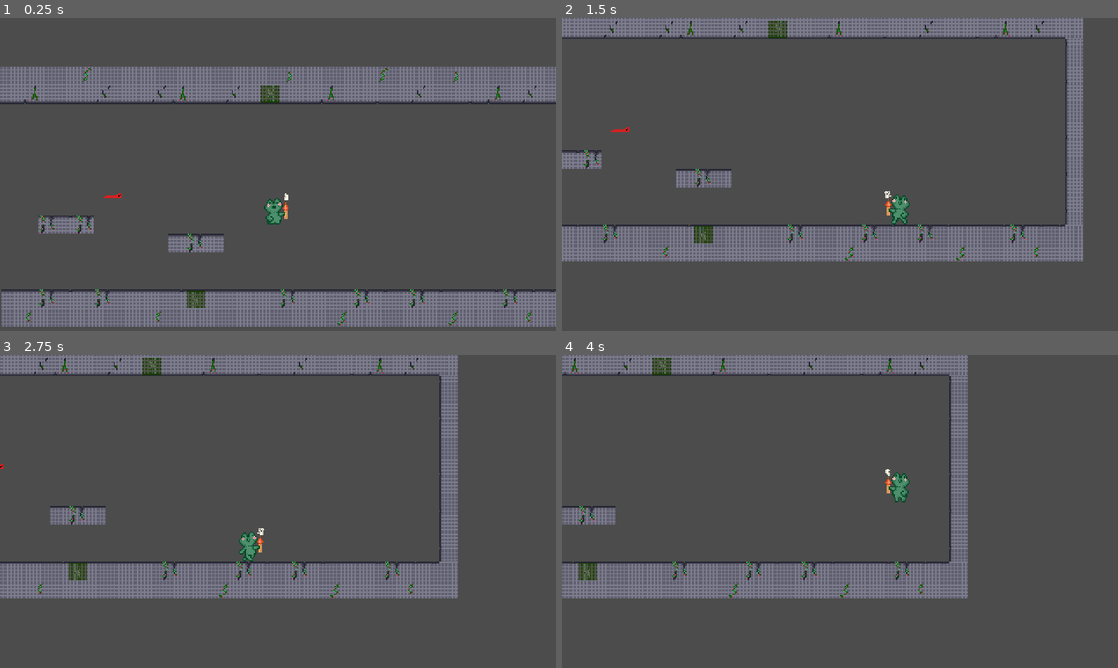
Above: before the commit, frames 1-4 (two rows, left to right).
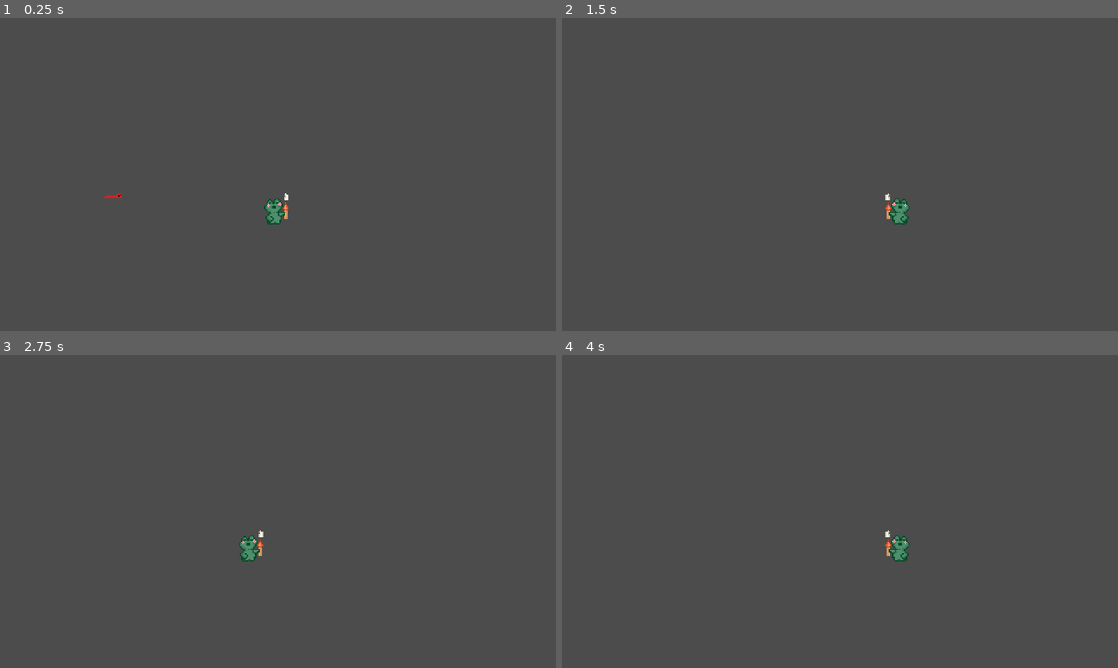
Above: after the commit, the same moments.

Repository: JohannesLadurner/NogardPrincess
Game: Godot game, scene res://assets/levels/Level01.tscn
The game is run twice, just before and just after one commit, with the same random seed, the same clock (stepped at 60 frames per second) and the same inputs.
Inputs:
- Up to frame 1 (0.25 s): no input
- Up to frame 2 (1.5 s): hold Right (move_right) from 0.53 s (still down); tap Up (jump) at 0.77 s
- Up to frame 3 (2.75 s): tap Up (jump) at 1.52 s; release Right (move_right) at 2.03 s; hold Left (move_left) from 2.03 s (still down)
- Up to frame 4 (4 s): release Left (move_left) at 2.78 s; hold Right (move_right) from 2.78 s (still down); tap Up (jump) at 3.02, 3.77 s

The runs differ from the first frame. In frame 1, 24% of the frame differs, in the area x 0-100%, y 15-99%; in frame 2, 20%; in frame 3, 17%; in frame 4, 16%.

Commit message:
added stereotype player

Diff:
--- a/NogardPrincess/assets/levels/Level01.tscn
+++ b/NogardPrincess/assets/levels/Level01.tscn
@@ -1,264 +1,12 @@
-[gd_scene load_steps=23 format=2]
+[gd_scene load_steps=3 format=2]
 
 [ext_resource path="res://assets/player/Player.tscn" type="PackedScene" id=1]
-[ext_resource path="res://assets/tiles/StonePlantMiddle.png" type="Texture" id=2]
-[ext_resource path="res://assets/tiles/StonePlantBorder.png" type="Texture" id=3]
-[ext_resource path="res://assets/tiles/StoneCrackBorder.png" type="Texture" id=4]
-[ext_resource path="res://assets/tiles/StoneBorder.png" type="Texture" id=5]
-[ext_resource path="res://assets/tiles/StoneMiddle.png" type="Texture" id=6]
-[ext_resource path="res://assets/tiles/StonePlant2Middle.png" type="Texture" id=7]
 [ext_resource path="res://assets/enemies/Enemy.tscn" type="PackedScene" id=8]
-[ext_resource path="res://assets/tiles/Moos.png" type="Texture" id=9]
-[ext_resource path="res://assets/tiles/StoneCeilCrack.png" type="Texture" id=10]
-[ext_resource path="res://assets/tiles/StoneCeilPlant.png" type="Texture" id=11]
-
-[sub_resource type="ConvexPolygonShape2D" id=1]
-points = PoolVector2Array( 0, 0, 16, 0, 16, 16, 0, 16 )
-
-[sub_resource type="ConvexPolygonShape2D" id=2]
-points = PoolVector2Array( 0, 0, 16, 0, 16, 16, 0, 16 )
-
-[sub_resource type="ConvexPolygonShape2D" id=3]
-points = PoolVector2Array( 0, 0, 16, 0, 16, 16, 0, 16 )
-
-[sub_resource type="ConvexPolygonShape2D" id=4]
-points = PoolVector2Array( 0, 0, 16, 0, 16, 16, 0, 16 )
-
-[sub_resource type="ConvexPolygonShape2D" id=5]
-points = PoolVector2Array( 0, 0, 16, 0, 16, 16, 0, 16 )
-
-[sub_resource type="ConvexPolygonShape2D" id=6]
-points = PoolVector2Array( 0, 0, 16, 0, 16, 16, 0, 16 )
-
-[sub_resource type="ConvexPolygonShape2D" id=7]
-points = PoolVector2Array( 0, 0, 16, 0, 16, 16, 0, 16 )
-
-[sub_resource type="ConvexPolygonShape2D" id=8]
-points = PoolVector2Array( 0, 0, 16, 0, 16, 16, 0, 16 )
-
-[sub_resource type="ConvexPolygonShape2D" id=9]
-points = PoolVector2Array( 0, 0, 16, 0, 16, 16, 0, 16 )
-
-[sub_resource type="ConvexPolygonShape2D" id=10]
-points = PoolVector2Array( 0, 0, 16, 0, 16, 16, 0, 16 )
-
-[sub_resource type="TileSet" id=11]
-1/name = "Block1.png 1"
-1/texture = ExtResource( 3 )
-1/tex_offset = Vector2( 0, 0 )
-1/modulate = Color( 1, 1, 1, 1 )
-1/region = Rect2( 0, 0, 16, 16 )
-1/tile_mode = 0
-1/occluder_offset = Vector2( 0, 0 )
-1/navigation_offset = Vector2( 0, 0 )
-1/shape_offset = Vector2( 0, 0 )
-1/shape_transform = Transform2D( 1, 0, 0, 1, 0, 0 )
-1/shape = SubResource( 1 )
-1/shape_one_way = false
-1/shape_one_way_margin = 1.0
-1/shapes = [ {
-"autotile_coord": Vector2( 0, 0 ),
-"one_way": false,
-"one_way_margin": 1.0,
-"shape": SubResource( 1 ),
-"shape_transform": Transform2D( 1, 0, 0, 1, 0, 0 )
-} ]
-1/z_index = 0
-2/name = "Block2.png 2"
-2/texture = ExtResource( 4 )
-2/tex_offset = Vector2( 0, 0 )
-2/modulate = Color( 1, 1, 1, 1 )
-2/region = Rect2( 0, 0, 16, 16 )
-2/tile_mode = 0
-2/occluder_offset = Vector2( 0, 0 )
-2/navigation_offset = Vector2( 0, 0 )
-2/shape_offset = Vector2( 0, 0 )
-2/shape_transform = Transform2D( 1, 0, 0, 1, 0, 0 )
-2/shape = SubResource( 3 )
-2/shape_one_way = false
-2/shape_one_way_margin = 1.0
-2/shapes = [ {
-"autotile_coord": Vector2( 0, 0 ),
-"one_way": false,
-"one_way_margin": 1.0,
-"shape": SubResource( 3 ),
-"shape_transform": Transform2D( 1, 0, 0, 1, 0, 0 )
-} ]
-2/z_index = 0
-3/name = "Block3.png 3"
-3/texture = ExtResource( 6 )
-3/tex_offset = Vector2( 0, 0 )
-3/modulate = Color( 1, 1, 1, 1 )
-3/region = Rect2( 0, 0, 16, 16 )
-3/tile_mode = 0
-3/occluder_offset = Vector2( 0, 0 )
-3/navigation_offset = Vector2( 0, 0 )
-3/shape_offset = Vector2( 0, 0 )
-3/shape_transform = Transform2D( 1, 0, 0, 1, 0, 0 )
-3/shape = SubResource( 4 )
-3/shape_one_way = false
-3/shape_one_way_margin = 1.0
-3/shapes = [ {
-"autotile_coord": Vector2( 0, 0 ),
-"one_way": false,
-"one_way_margin": 1.0,
-"shape": SubResource( 4 ),
-"shape_transform": Transform2D( 1, 0, 0, 1, 0, 0 )
-} ]
-3/z_index = 0
-4/name = "Block4.png 4"
-4/texture = ExtResource( 5 )
-4/tex_offset = Vector2( 0, 0 )
-4/modulate = Color( 1, 1, 1, 1 )
-4/region = Rect2( 0, 0, 16, 16 )
-4/tile_mode = 0
-4/occluder_offset = Vector2( 0, 0 )
-4/navigation_offset = Vector2( 0, 0 )
-4/shape_offset = Vector2( 0, 0 )
-4/shape_transform = Transform2D( 1, 0, 0, 1, 0, 0 )
-4/shape = SubResource( 5 )
-4/shape_one_way = false
-4/shape_one_way_margin = 1.0
-4/shapes = [ {
-"autotile_coord": Vector2( 0, 0 ),
-"one_way": false,
-"one_way_margin": 1.0,
-"shape": SubResource( 5 ),
-"shape_transform": Transform2D( 1, 0, 0, 1, 0, 0 )
-} ]
-4/z_index = 0
-5/name = "StonePlantMiddle.png 5"
-5/texture = ExtResource( 2 )
-5/tex_offset = Vector2( 0, 0 )
-5/modulate = Color( 1, 1, 1, 1 )
-5/region = Rect2( 0, 0, 16, 16 )
-5/tile_mode = 0
-5/occluder_offset = Vector2( 0, 0 )
-5/navigation_offset = Vector2( 0, 0 )
-5/shape_offset = Vector2( 0, 0 )
-5/shape_transform = Transform2D( 1, 0, 0, 1, 0, 0 )
-5/shape = SubResource( 6 )
-5/shape_one_way = false
-5/shape_one_way_margin = 1.0
-5/shapes = [ {
-"autotile_coord": Vector2( 0, 0 ),
-"one_way": false,
-"one_way_margin": 1.0,
-"shape": SubResource( 6 ),
-"shape_transform": Transform2D( 1, 0, 0, 1, 0, 0 )
-} ]
-5/z_index = 0
-6/name = "StonePlant2Middle.png 6"
-6/texture = ExtResource( 7 )
-6/tex_offset = Vector2( 0, 0 )
-6/modulate = Color( 1, 1, 1, 1 )
-6/region = Rect2( 0, 0, 16, 16 )
-6/tile_mode = 0
-6/occluder_offset = Vector2( 0, 0 )
-6/navigation_offset = Vector2( 0, 0 )
-6/shape_offset = Vector2( 0, 0 )
-6/shape_transform = Transform2D( 1, 0, 0, 1, 0, 0 )
-6/shape = SubResource( 7 )
-6/shape_one_way = false
-6/shape_one_way_margin = 1.0
-6/shapes = [ {
-"autotile_coord": Vector2( 0, 0 ),
-"one_way": false,
-"one_way_margin": 1.0,
-"shape": SubResource( 7 ),
-"shape_transform": Transform2D( 1, 0, 0, 1, 0, 0 )
-} ]
-6/z_index = 0
-7/name = "Moos.png 7"
-7/texture = ExtResource( 9 )
-7/tex_offset = Vector2( 0, 0 )
-7/modulate = Color( 1, 1, 1, 1 )
-7/region = Rect2( 0, 0, 16, 16 )
-7/tile_mode = 0
-7/occluder_offset = Vector2( 0, 0 )
-7/navigation_offset = Vector2( 0, 0 )
-7/shape_offset = Vector2( 0, 0 )
-7/shape_transform = Transform2D( 1, 0, 0, 1, 0, 0 )
-7/shape = SubResource( 8 )
-7/shape_one_way = false
-7/shape_one_way_margin = 1.0
-7/shapes = [ {
-"autotile_coord": Vector2( 0, 0 ),
-"one_way": false,
-"one_way_margin": 1.0,
-"shape": SubResource( 8 ),
-"shape_transform": Transform2D( 1, 0, 0, 1, 0, 0 )
-} ]
-7/z_index = 0
-8/name = "Moos.png 8"
-8/texture = ExtResource( 9 )
-8/tex_offset = Vector2( 0, 0 )
-8/modulate = Color( 1, 1, 1, 1 )
-8/region = Rect2( 0, 0, 16, 16 )
-8/tile_mode = 0
-8/occluder_offset = Vector2( 0, 0 )
-8/navigation_offset = Vector2( 0, 0 )
-8/shape_offset = Vector2( 0, 0 )
-8/shape_transform = Transform2D( 1, 0, 0, 1, 0, 0 )
-8/shape = SubResource( 9 )
-8/shape_one_way = false
-8/shape_one_way_margin = 1.0
-8/shapes = [ {
-"autotile_coord": Vector2( 0, 0 ),
-"one_way": false,
-"one_way_margin": 1.0,
-"shape": SubResource( 9 ),
-"shape_transform": Transform2D( 1, 0, 0, 1, 0, 0 )
-} ]
-8/z_index = 0
-9/name = "StoneCeilCrack.png 9"
-9/texture = ExtResource( 10 )
-9/tex_offset = Vector2( 0, 0 )
-9/modulate = Color( 1, 1, 1, 1 )
-9/region = Rect2( 0, 0, 16, 16 )
-9/tile_mode = 0
-9/occluder_offset = Vector2( 0, 0 )
-9/navigation_offset = Vector2( 0, 0 )
-9/shape_offset = Vector2( 0, 0 )
-9/shape_transform = Transform2D( 1, 0, 0, 1, 0, 0 )
-9/shape = SubResource( 10 )
-9/shape_one_way = false
-9/shape_one_way_margin = 1.0
-9/shapes = [ {
-"autotile_coord": Vector2( 0, 0 ),
-"one_way": false,
-"one_way_margin": 1.0,
-"shape": SubResource( 10 ),
-"shape_transform": Transform2D( 1, 0, 0, 1, 0, 0 )
-} ]
-9/z_index = 0
-10/name = "StoneCeilPlant.png 10"
-10/texture = ExtResource( 11 )
-10/tex_offset = Vector2( 0, 0 )
-10/modulate = Color( 1, 1, 1, 1 )
-10/region = Rect2( 0, 0, 16, 16 )
-10/tile_mode = 0
-10/occluder_offset = Vector2( 0, 0 )
-10/navigation_offset = Vector2( 0, 0 )
-10/shape_offset = Vector2( 0, 0 )
-10/shape_transform = Transform2D( 1, 0, 0, 1, 0, 0 )
-10/shape = SubResource( 2 )
-10/shape_one_way = false
-10/shape_one_way_margin = 1.0
-10/shapes = [ {
-"autotile_coord": Vector2( 0, 0 ),
-"one_way": false,
-"one_way_margin": 1.0,
-"shape": SubResource( 2 ),
-"shape_transform": Transform2D( 1, 0, 0, 1, 0, 0 )
-} ]
-10/z_index = 0
 
 [node name="Level01" type="Node2D"]
 
 [node name="TileMap" type="TileMap" parent="."]
 position = Vector2( -1, 0 )
-tile_set = SubResource( 11 )
 cell_size = Vector2( 16, 16 )
 format = 1
 tile_data = PoolIntArray( -65587, 1610612739, 0, -65586, 1610612739, 0, -65585, 1610612739, 0, -65584, 1610612739, 0, - …(6740 unchanged characters)…
--- a/NogardPrincess/assets/levels/Level02.tscn
+++ b/NogardPrincess/assets/levels/Level02.tscn
@@ -6,14 +6,15 @@
 [ext_resource path="res://assets/player/PlayerRookieIdle.png" type="Texture" id=4]
 [ext_resource path="res://assets/player/PlayerRookieJump.png" type="Texture" id=5]
 [ext_resource path="res://assets/player/PlayerRookieWalk2.png" type="Texture" id=6]
-[ext_resource path="res://assets/tiles/StonePlantBorder.png" type="Texture" id=7]
+[ext_resource path="res://assets/tiles/stones/StonePlantBorder.png" type="Texture" id=7]
 [ext_resource path="res://assets/tiles/Enemy.png" type="Texture" id=8]
-[ext_resource path="res://assets/tiles/StoneCrackBorder.png" type="Texture" id=9]
-[ext_resource path="res://assets/tiles/StoneBorder.png" type="Texture" id=10]
-[ext_resource path="res://assets/tiles/StoneMiddle.png" type="Texture" id=11]
+[ext_resource path="res://assets/tiles/stones/StoneCrackBorder.png" type="Texture" id=9]
+[ext_resource path="res://assets/tiles/stones/StoneBorder.png" type="Texture" id=10]
+[ext_resource path="res://assets/tiles/stones/StoneMiddle.png" type="Texture" id=11]
 [ext_resource path="res://assets/player/PlayerRookieWalk1.png" type="Texture" id=12]
-[ext_resource path="res://assets/tiles/StonePlantMiddle.png" type="Texture" id=13]
-[ext_resource path="res://assets/tiles/StonePlant2Middle.png" type="Texture" id=14]
+[ext_resource path="res://assets/tiles/stones/StonePlantMiddle.png" type="Texture" id=13]
+[ext_resource path="res://assets/tiles/stones/StonePlant2Middle.png" type="Texture" id=14]
+
 
 [sub_resource type="SpriteFrames" id=8]
 animations = [ {
--- a/NogardPrincess/project.godot
+++ b/NogardPrincess/project.godot
@@ -10,7 +10,6 @@
 
 _global_script_classes=[  ]
 _global_script_class_icons={
-
 }
 
 [application]
@@ -52,5 +51,5 @@
 
 [rendering]
 
+2d/snapping/use_gpu_pixel_snap=true
 environment/default_environment="res://default_env.tres"
-2d/snapping/use_gpu_pixel_snap=true
Binary file added: NogardPrincess/assets/player/medium/PlayerStereoMediumIdle1.png
Not shown, added: NogardPrincess/assets/player/medium/PlayerStereoMediumIdle1.png.import
Binary file added: NogardPrincess/assets/player/medium/PlayerStereoMediumIdle2.png
Not shown, added: NogardPrincess/assets/player/medium/PlayerStereoMediumIdle2.png.import
Binary file added: NogardPrincess/assets/player/medium/PlayerStereoMediumJump.png
Not shown, changed: NogardPrincess/assets/player/medium/PlayerStereoMediumJump.png.import
Binary file added: NogardPrincess/assets/player/medium/PlayerStereoMediumWalk1.png
Not shown, added: NogardPrincess/assets/player/medium/PlayerStereoMediumWalk1.png.import
Binary file added: NogardPrincess/assets/player/medium/PlayerStereoMediumWalk2.png
Not shown, added: NogardPrincess/assets/player/medium/PlayerStereoMediumWalk2.png.import
Binary file added: NogardPrincess/assets/player/strong/PlayerStereoStrongIdle1.png
Not shown, added: NogardPrincess/assets/player/strong/PlayerStereoStrongIdle1.png.import
(and 24 more such lines)
